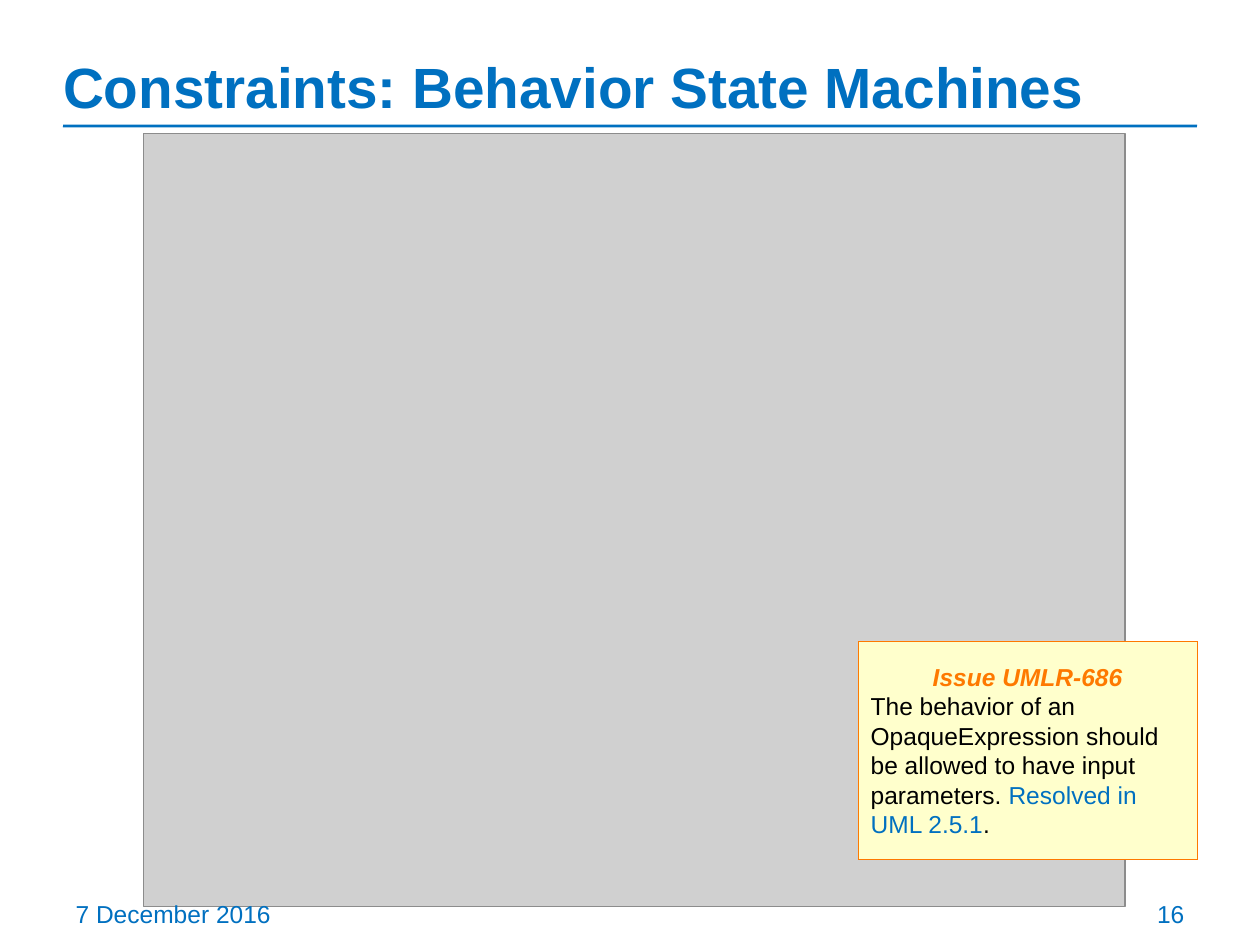
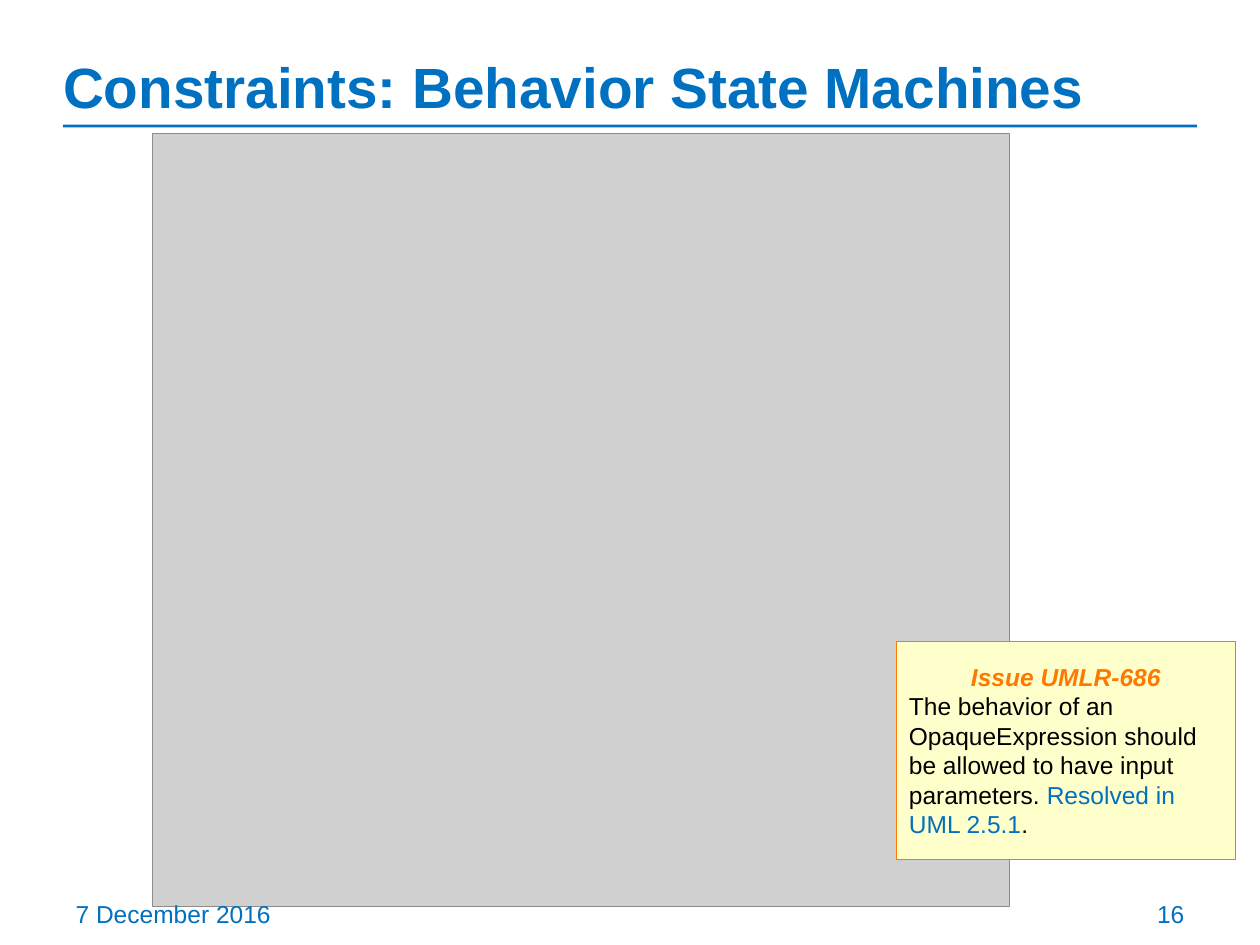
Before and after one commit to ModelDriven/PSSM, a slide deck: slide 16 of Presentations/20161207-Coronado-Meeting/PSSM-revised-submission.pptx. Drawn at 1260x945 pixels with LibreOffice and Linux fonts; fonts in the diff are those of the drawing; grey boxes stand for pictures. Boxes give left, top, right and bottom in pixels: in the first picture for what was removed or moved away, otherwise in the second. Text is boxed around its words. In the diff, an @@ line names an element or a change of style, - is before the commit and + after.

```diff
--- a/Presentations/20161207-Coronado-Meeting/PSSM-revised-submission.pptx
+++ b/Presentations/20161207-Coronado-Meeting/PSSM-revised-submission.pptx
@@ picture: place and size @@
-picture at bbox=[144, 134, 1125, 907]
+picture at bbox=[152, 134, 1009, 907]
@@ rectangle "Issue UMLR-686": place and size @@
-rectangle "Issue UMLR-686" at bbox=[858, 641, 1197, 859]
+rectangle "Issue UMLR-686" at bbox=[896, 641, 1235, 859]
```
Also in this commit, not shown: 3 other slides changed, 1 other file.
